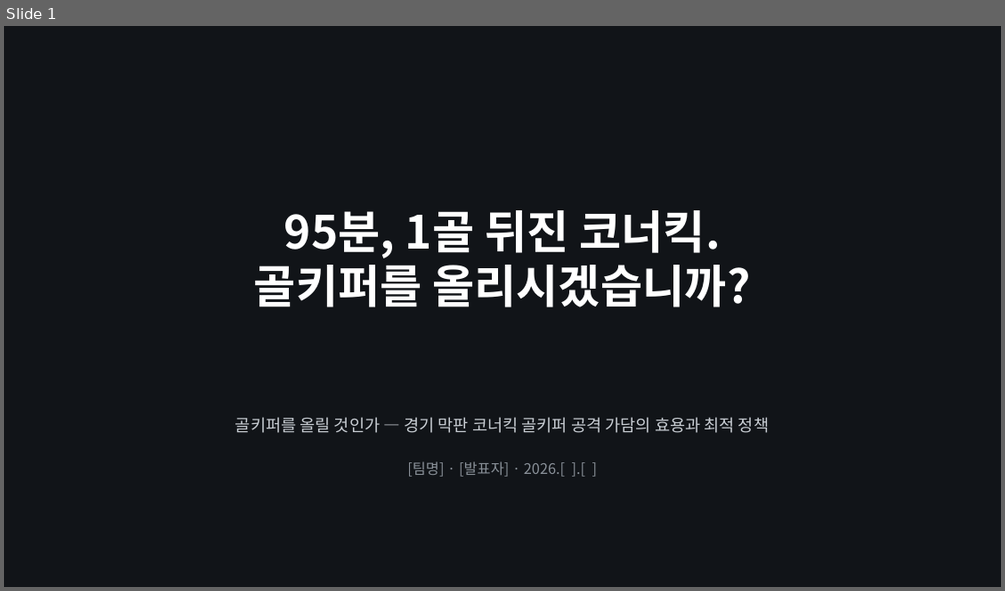
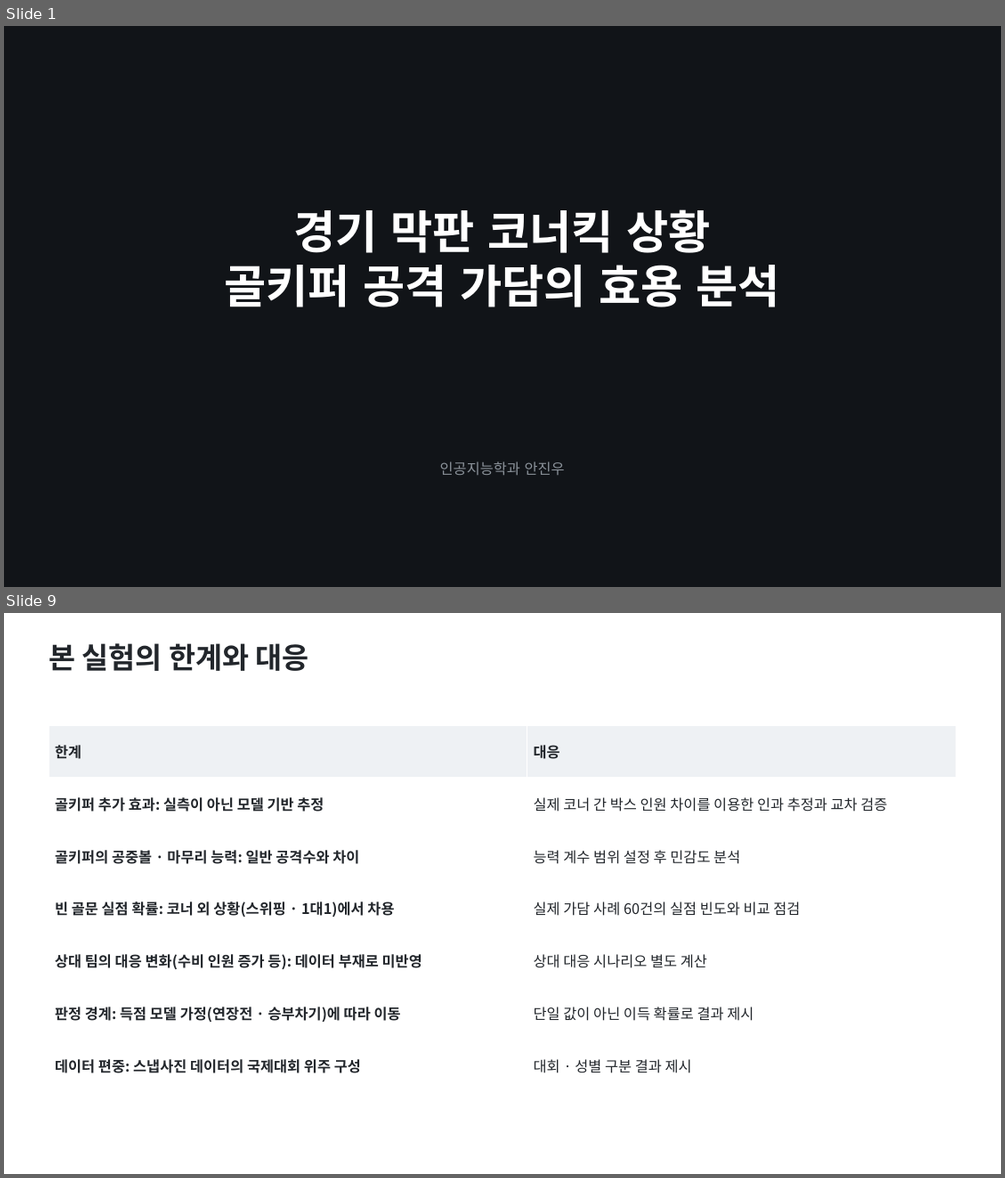
Before and after one commit to JJ1NNU/FootballDataAnalyticsProject, a slide deck: docs/slides/gk_corner_proposal.pptx. Shown one above the other, each under a label of ours: slide 1 before the commit, slides 1 and 9 after it; the slides between them are not shown. The pictures are 1005x591 and 1005x1178 pixels, drawn with LibreOffice and Linux fonts; fonts in the diff are those of the drawing. Boxes give left, top, right and bottom in pixels: in the first picture for what was removed or moved away, otherwise in the second. Text is boxed around its words. In the diff, an @@ line names an element or a change of style, - is before the commit and + after.

```diff
--- a/docs/slides/gk_corner_proposal.pptx
+++ b/docs/slides/gk_corner_proposal.pptx
@@ slide 9 added at <box>4,613,1001,1174</box>, background #FFFFFF @@
@@ text added at <box>48,643,309,671</box>, 28 pt, text #22262B, bold @@
+본 실험의 한계와 대응
@@ table added at <box>48,725,956,1092</box>, 7 rows, 2 columns @@
+한계 | 대응
+골키퍼 추가 효과: 실측이 아닌 모델 기반 추정 | 실제 코너 간 박스 인원 차이를 이용한 인과 추정과 교차 검증
+골키퍼의 공중볼 · 마무리 능력: 일반 공격수와 차이 | 능력 계수 범위 설정 후 민감도 분석
+빈 골문 실점 확률: 코너 외 상황(스위핑 · 1대1)에서 차용 | 실제 가담 사례 60건의 실점 빈도와 비교 점검
+상대 팀의 대응 변화(수비 인원 증가 등): 데이터 부재로 미반영 | 상대 대응 시나리오 별도 계산
+판정 경계: 득점 모델 가정(연장전 · 승부차기)에 따라 이동 | 단일 값이 아닌 이득 확률로 결과 제시
+데이터 편중: 스냅사진 데이터의 국제대회 위주 구성 | 대회 · 성별 구분 결과 제시
@@ slide 1 changed as well @@
@@ text at <box>224,209,779,307</box>: text changed @@
-95분, 1골 뒤진 코너킥.
-골키퍼를 올리시겠습니까?
+경기 막판 코너킥 상황
+골키퍼 공격 가담의 효용 분석
@@ text removed at <box>235,417,769,433</box> @@
-골키퍼를 올릴 것인가 — 경기 막판 코너킥 골키퍼 공격 가담의 효용과 최적 정책
@@ text at <box>440,461,565,475</box>: text changed @@
-[팀명] · [발표자] · 2026.[ ].[ ]
+인공지능학과 안진우
```
Also in this commit, not shown: 3 other slides changed, 7 other slides added, 9 slides removed, 3 other files.
